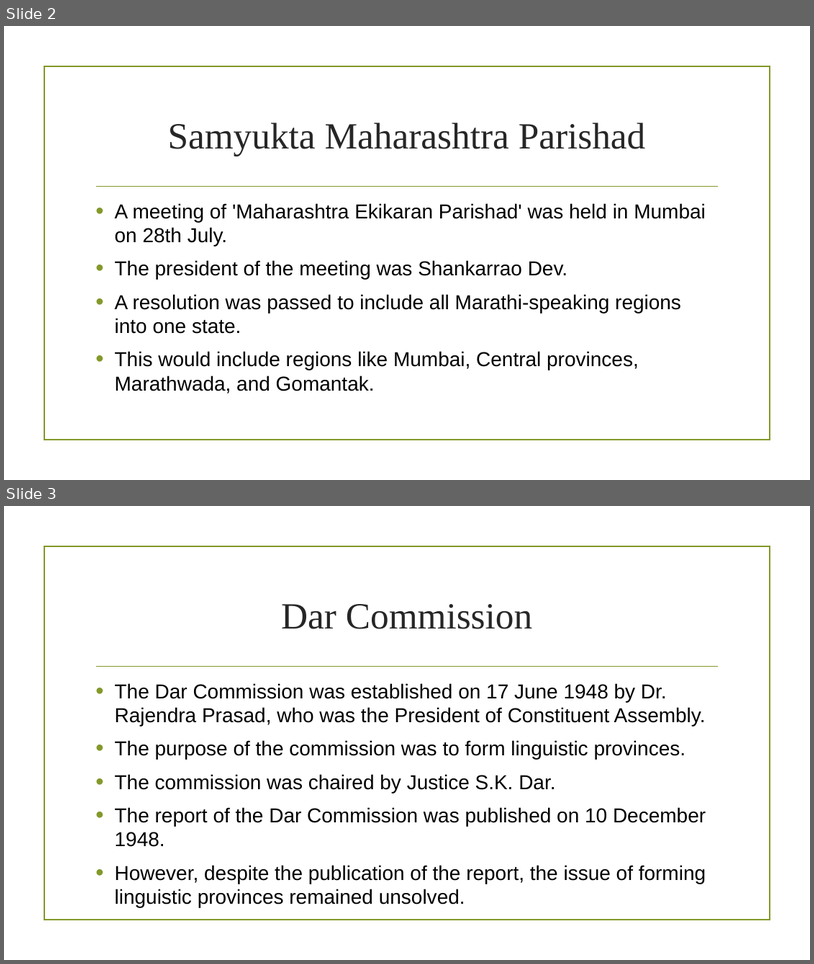
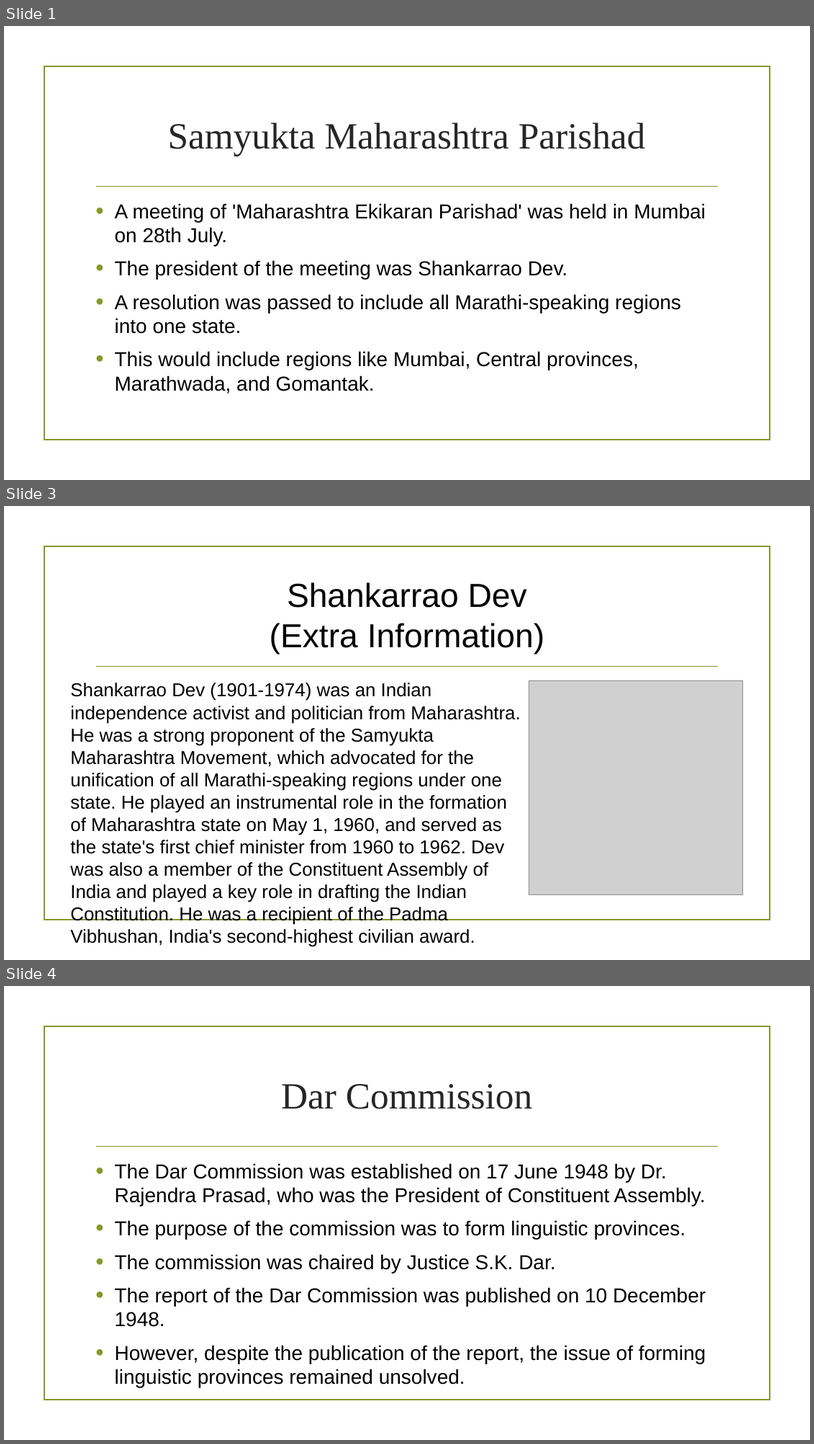
Before and after one commit to HackerPratik001/CB7, a slide deck: downloads/Lesson 14 ppt 2.pptx. Shown one above the other, each under a label of ours: slides 2 and 3 before the commit, slides 1, 3 and 4 after it; the slides between them are not shown. The pictures are 814x964 and 814x1444 pixels, drawn with LibreOffice and Linux fonts; fonts in the diff are those of the drawing; grey boxes stand for pictures; background and template pictures are left out. Boxes give left, top, right and bottom in pixels: in the first picture for what was removed or moved away, otherwise in the second. Text is boxed around its words. In the diff, an @@ line names an element or a change of style, - is before the commit and + after.

```diff
--- a/downloads/Lesson 14 ppt 2.pptx
+++ b/downloads/Lesson 14 ppt 2.pptx
@@ slide 3 added at <box>4,506,810,960</box>, background picture (left out); not listed: 2 template elements that a slide beside it also shows @@
@@ title added at <box>270,582,545,654</box>, 39.6 pt, text #000000 @@
+Shankarrao Dev
+(Extra Information)
@@ text added at <box>70,682,520,947</box>, 22.2 pt, text #000000 @@
+Shankarrao Dev (1901-1974) was an Indian independence activist and politician from Maharashtra. He was a strong proponent of the Samyukta Maharashtra Movement, which advocated for the unification of all Marathi-speaking regions under one state. He played an instrumental role in the formation of Maharashtra state on May 1, 1960, and served as the state's first chief minister from 1960 to 1962. Dev was also a member of the Constituent Assembly of India and played a key role in drafting the Indian Constitution. He was a recipient of the Padma Vibhushan, India's second-highest civilian award.
@@ picture added at <box>529,680,743,894</box> @@
@@ what was slide 2 is now slide 1 @@
@@ what was slide 3 is now slide 4 @@
```
Also in this commit, not shown: 2 other slides added, 1 slide removed.
